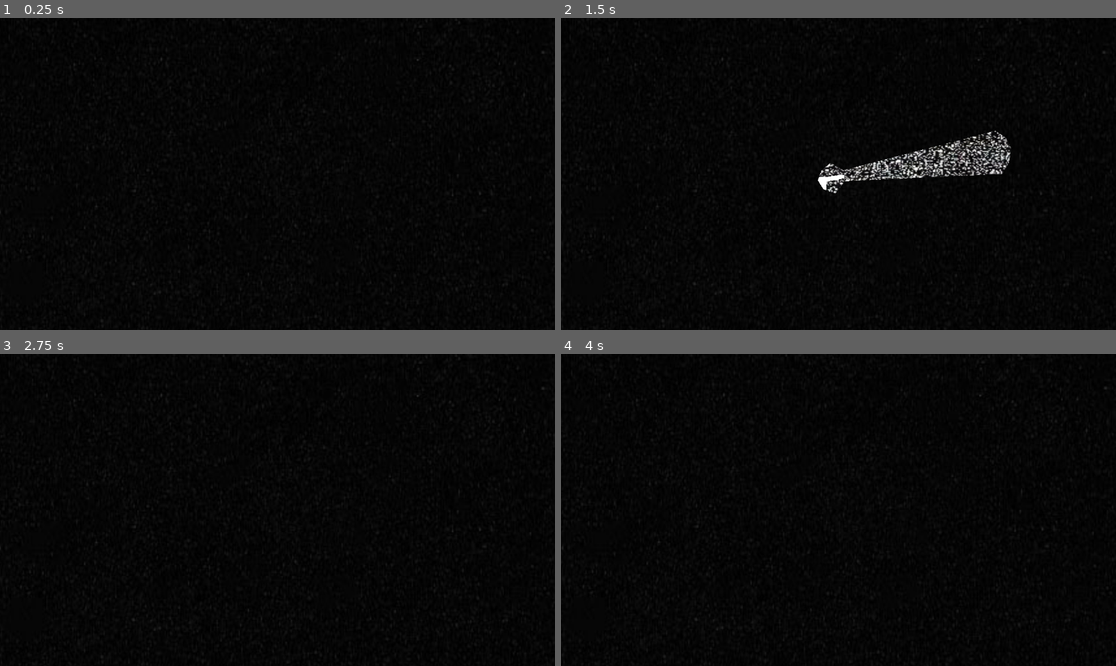
Above: before the commit, frames 1-4 (two rows, left to right).
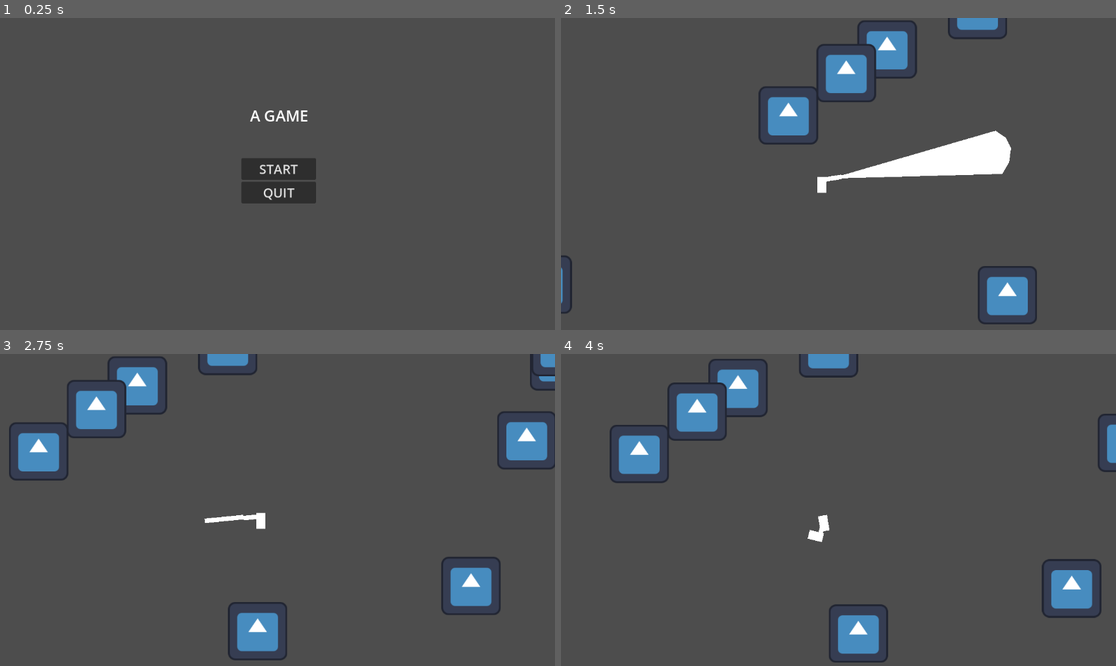
Above: after the commit, the same moments.

Repository: JakeTheHermitCrab/GodotGame-FlashSpace
Game: Godot game, scene res://scenes/start_screen.tscn
Same seed, same stepped clock (60 frames per second), same inputs: the game is played once before the commit and once after it. Before the commit the project starts from res://scenes/main.tscn. The engine's default icon, where the game draws it, is replaced by a stand-in: a white triangle on a blue panel in a dark square.
Inputs (mouse positions are in pixels of both pictures, inside the frame that each line leads up to):
- Up to frame 1 (0.25 s): no input
- Up to frame 2 (1.5 s): click (838, 167) at 0.5 s, where only the run after the commit has a clickable "START"; tap Enter (ui_accept) at 1.25 s; move the mouse to (960, 158) at 1.27 s; hold D (right) from 1.28 s (still down); tap 1 (itemSlot1) at 1.35 s; click (960, 158) at 1.42 s
- Up to frame 3 (2.75 s): keep holding D (right); tap Enter (ui_accept) at 1.52, 2.27 s; move the mouse to (166, 525) at 2.02 s; tap 2 (itemSlot2) at 2.1 s
- Up to frame 4 (4 s): move the mouse to (894, 441) at 2.77 s; release D (right) at 2.78 s; hold A (left) 2.78-3.53 s; tap 3 (itemSlot3) at 2.85 s; move the mouse to (810, 572) at 3.52 s; hold D (right) from 3.53 s (still down); click (810, 572) at 3.6 s; tap Enter (ui_accept) at 3.77 s

The runs differ from the first frame. In frame 1, 100% of the frame differs, in the area x 0-100%, y 0-100%; in frame 2, 100%; in frame 3, 100%; in frame 4, 100%.

Commit message:
added buttons

Diff:
--- a/project.godot
+++ b/project.godot
@@ -11,7 +11,7 @@
 [application]
 
 config/name="flash space"
-run/main_scene="uid://r85ns0x48o3j"
+run/main_scene="uid://ba5swvr74l0yb"
 config/features=PackedStringArray("4.6", "Forward Plus")
 config/icon="res://icon.svg"
 
--- a/scenes/end_point.tscn
+++ b/scenes/end_point.tscn
@@ -4,23 +4,26 @@
 [ext_resource type="Script" uid="uid://dl4vjtridnknc" path="res://scripts/end_point.gd" id="1_fs12u"]
 
 [sub_resource type="RectangleShape2D" id="RectangleShape2D_5pkkc"]
-size = Vector2(128, 128)
+size = Vector2(162, 164)
 
 [node name="StaticBody2D" type="Area2D" unique_id=817450531]
 script = ExtResource("1_fs12u")
 
 [node name="Sprite2D" type="Sprite2D" parent="." unique_id=1080072731]
+position = Vector2(1.9073486e-06, 3.8146973e-06)
+scale = Vector2(1.265625, 1.28125)
 texture = ExtResource("1_5pkkc")
 
 [node name="CollisionShape2D" type="CollisionShape2D" parent="." unique_id=1860486706]
 shape = SubResource("RectangleShape2D_5pkkc")
 
 [node name="Label" type="Label" parent="." unique_id=577765694]
-offset_left = -49.0
-offset_top = -119.0
-offset_right = 51.0
-offset_bottom = -52.0
-theme_override_font_sizes/font_size = 48
+offset_left = -77.0
+offset_top = -61.0
+offset_right = 81.0
+offset_bottom = 44.0
+theme_override_colors/font_color = Color(0.9647059, 0.02745098, 0, 1)
+theme_override_font_sizes/font_size = 76
 text = "END"
 
 [connection signal="body_entered" from="." to="." method="_on_body_entered"]
--- a/scenes/end_screen.tscn
+++ b/scenes/end_screen.tscn
@@ -1,4 +1,6 @@
 [gd_scene format=3 uid="uid://mjp018cxanp7"]
+
+[ext_resource type="Script" uid="uid://c7fr1egnqc806" path="res://scripts/end_buttons.gd" id="1_kq7ac"]
 
 [node name="endScreen" type="Node2D" unique_id=119660030]
 
@@ -9,8 +11,42 @@
 polygon = PackedVector2Array(-58, -19, 73, -18, 74, 64, -59, 65)
 
 [node name="Label" type="Label" parent="." unique_id=2004981656]
-offset_left = 508.0
-offset_top = 243.0
-offset_right = 626.0
-offset_bottom = 266.0
+anchors_preset = 8
+anchor_left = 0.5
+anchor_top = 0.5
+anchor_right = 0.5
+anchor_bottom = 0.5
+offset_left = 505.0
+offset_top = 245.0
+offset_right = 632.0
+offset_bottom = 268.0
+grow_horizontal = 2
+grow_vertical = 2
+size_flags_horizontal = 4
 text = "YOU WIN YIPIE!!!"
+
+[node name="EndButtons" type="Control" parent="." unique_id=834144295]
+layout_mode = 3
+anchors_preset = 0
+offset_right = 40.0
+offset_bottom = 40.0
+script = ExtResource("1_kq7ac")
+
+[node name="retry" type="Button" parent="EndButtons" unique_id=62067707]
+layout_mode = 0
+offset_left = 404.0
+offset_top = 318.0
+offset_right = 562.0
+offset_bottom = 362.0
+text = "RETRY"
+
+[node name="mainmenu" type="Button" parent="EndButtons" unique_id=1447873477]
+layout_mode = 0
+offset_left = 574.0
+offset_top = 318.0
+offset_right = 731.0
+offset_bottom = 361.0
+text = "MAIN MENU"
+
+[connection signal="pressed" from="EndButtons/retry" to="EndButtons" method="_on_retry_pressed"]
+[connection signal="pressed" from="EndButtons/mainmenu" to="EndButtons" method="_on_mainmenu_pressed"]
--- a/scenes/main.tscn
+++ b/scenes/main.tscn
@@ -53,6 +53,7 @@
 [node name="playerRelated" type="Node2D" parent="." unique_id=1936004290]
 
 [node name="BG2" type="Node2D" parent="playerRelated" unique_id=972963369]
+visible = false
 position = Vector2(571, 318)
 script = ExtResource("2_85g3d")
 
@@ -83,6 +84,7 @@
 position = Vector2(30, 0)
 
 [node name="Camera2D" type="Camera2D" parent="playerRelated/player" unique_id=1230174598]
+visible = false
 position = Vector2(33, -22)
 zoom = Vector2(1.045, 1.045)
 
--- /dev/null
+++ b/scenes/start_screen.tscn
@@ -0,0 +1,44 @@
+[gd_scene format=3 uid="uid://ba5swvr74l0yb"]
+
+[ext_resource type="Script" uid="uid://ova65pem4d38" path="res://scripts/start_screen.gd" id="1_ncxyx"]
+
+[node name="startScreen" type="Node" unique_id=649865980]
+script = ExtResource("1_ncxyx")
+
+[node name="Label" type="Label" parent="." unique_id=2056614377]
+anchors_preset = 5
+anchor_left = 0.5
+anchor_right = 0.5
+offset_left = -27.0
+offset_top = 180.0
+offset_right = 34.0
+offset_bottom = 203.0
+grow_horizontal = 2
+theme_override_font_sizes/font_size = 32
+text = "A GAME"
+
+[node name="VBoxContainer" type="VBoxContainer" parent="." unique_id=436709226]
+anchors_preset = 8
+anchor_left = 0.5
+anchor_top = 0.5
+anchor_right = 0.5
+anchor_bottom = 0.5
+offset_left = -75.0
+offset_top = -33.0
+offset_right = 80.0
+offset_bottom = 85.0
+grow_horizontal = 2
+grow_vertical = 2
+
+[node name="start" type="Button" parent="VBoxContainer" unique_id=1903450222]
+layout_mode = 2
+theme_override_font_sizes/font_size = 27
+text = "START"
+
+[node name="quit" type="Button" parent="VBoxContainer" unique_id=2029608408]
+layout_mode = 2
+theme_override_font_sizes/font_size = 27
+text = "QUIT"
+
+[connection signal="pressed" from="VBoxContainer/start" to="." method="_on_start_pressed"]
+[connection signal="pressed" from="VBoxContainer/quit" to="." method="_on_quit_pressed"]
--- /dev/null
+++ b/scripts/end_buttons.gd
@@ -0,0 +1,22 @@
+extends Control
+
+
+
+# Called when the node enters the scene tree for the first time.
+func _ready() -> void:
+	pass # Replace with function body.
+
+
+# Called every frame. 'delta' is the elapsed time since the previous frame.
+func _process(delta: float) -> void:
+	pass
+
+
+func _on_retry_pressed() -> void:
+	print("retry")
+	get_tree().change_scene_to_file("res://scenes/main.tscn")
+
+
+func _on_mainmenu_pressed() -> void:
+	print("main menu")
+	get_tree().change_scene_to_file("res://scenes/start_screen.tscn")
--- /dev/null
+++ b/scripts/start_screen.gd
@@ -0,0 +1,20 @@
+extends Node
+
+
+
+# Called when the node enters the scene tree for the first time.
+func _ready() -> void:
+	pass # Replace with function body.
+
+
+# Called every frame. 'delta' is the elapsed time since the previous frame.
+func _process(delta: float) -> void:
+	pass
+
+
+func _on_start_pressed() -> void:
+	get_tree().change_scene_to_file("res://scenes/main.tscn")
+
+
+func _on_quit_pressed() -> void:
+	get_tree().quit()
Not shown, added: scripts/end_buttons.gd.uid
Not shown, added: scripts/start_screen.gd.uid
